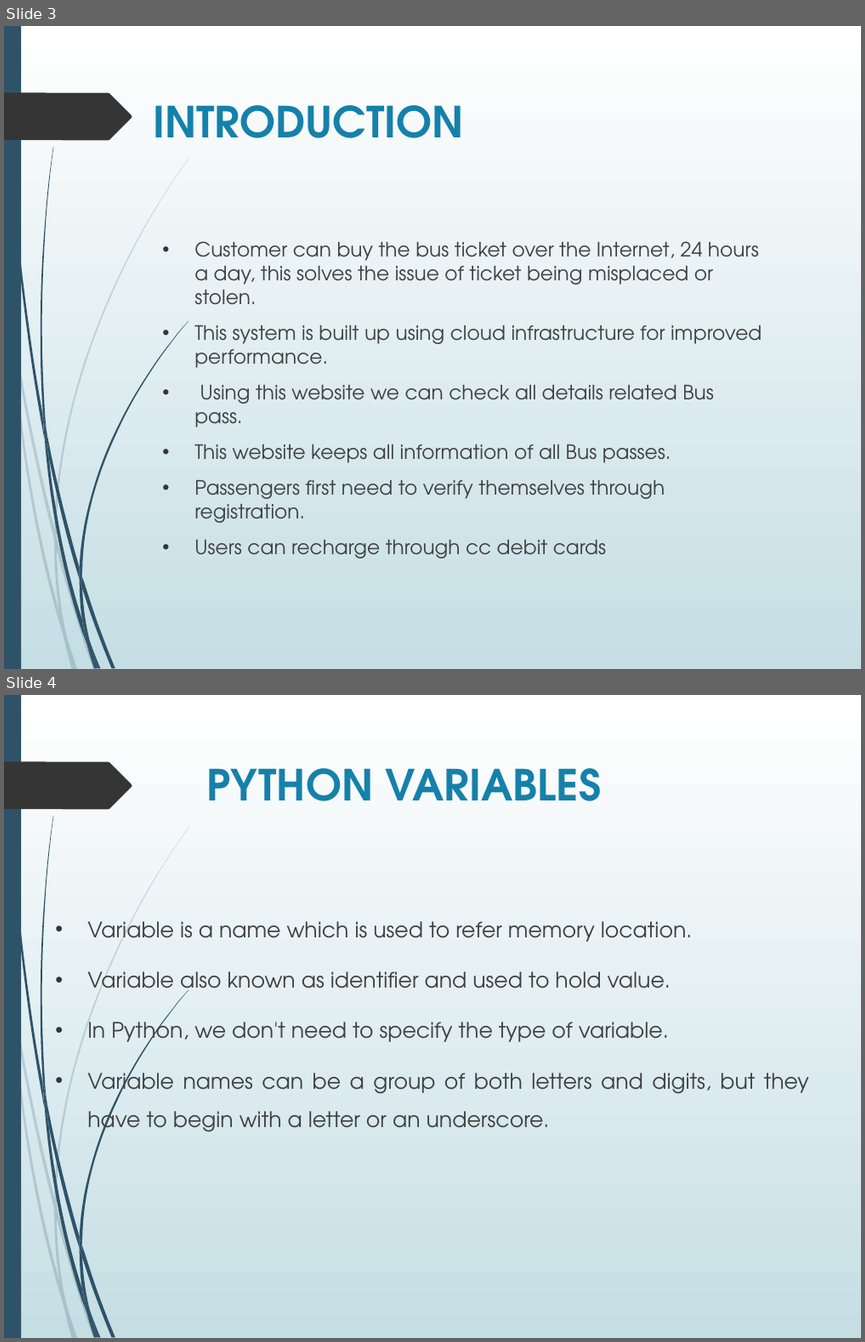
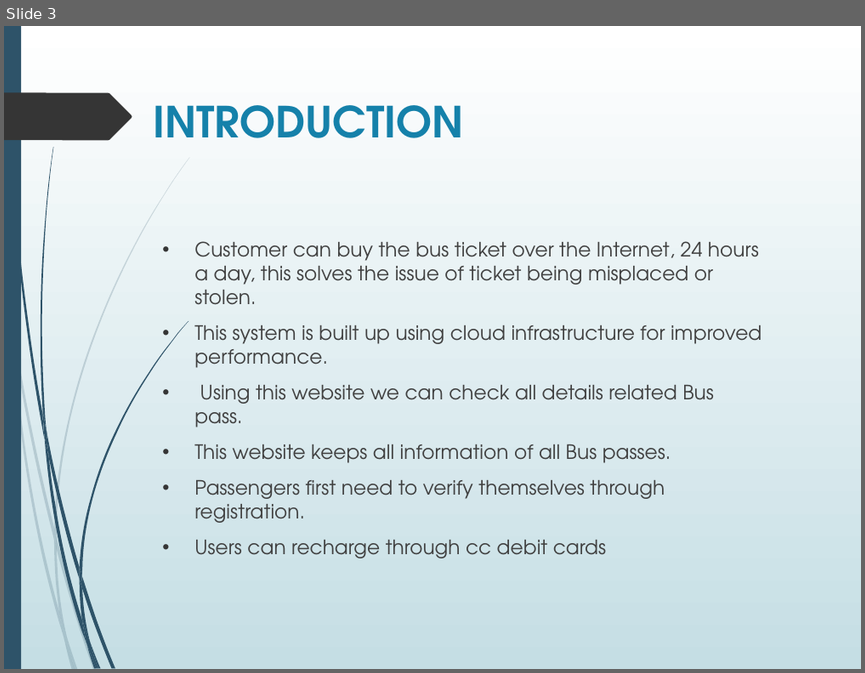
Before and after one commit to aayushi20221/Cloud-Based-Buss-Pass-System, a slide deck: ppt.pptx. Shown one above the other, each under a label of ours: slides 3 and 4 before the commit, slide 3 after it. The pictures are 865x1342 and 865x673 pixels, drawn with LibreOffice and Linux fonts; fonts in the diff are those of the drawing. Boxes give left, top, right and bottom in pixels: in the first picture for what was removed or moved away, otherwise in the second. Text is boxed around its words. In the diff, an @@ line names an element or a change of style, - is before the commit and + after.

```diff
--- a/ppt.pptx
+++ b/ppt.pptx
@@ slide 4 removed at box(4, 695, 861, 1338), background gradient #FFFFFF to #C5DEE5; not listed: 24 template elements that a slide beside it also shows @@
@@ title removed at box(206, 768, 602, 801) @@
-PYTHON VARIABLES
@@ text removed at box(87, 921, 809, 1137) @@
-• Variable is a name which is used to refer memory location.
-• Variable also known as identifier and used to hold value.
-• In Python, we don't need to specify the type of variable.
-• Variable names can be a group of both letters and digits, but they have to begin with a letter or an underscore.
```
Also in this commit, not shown: 1 slide added.
